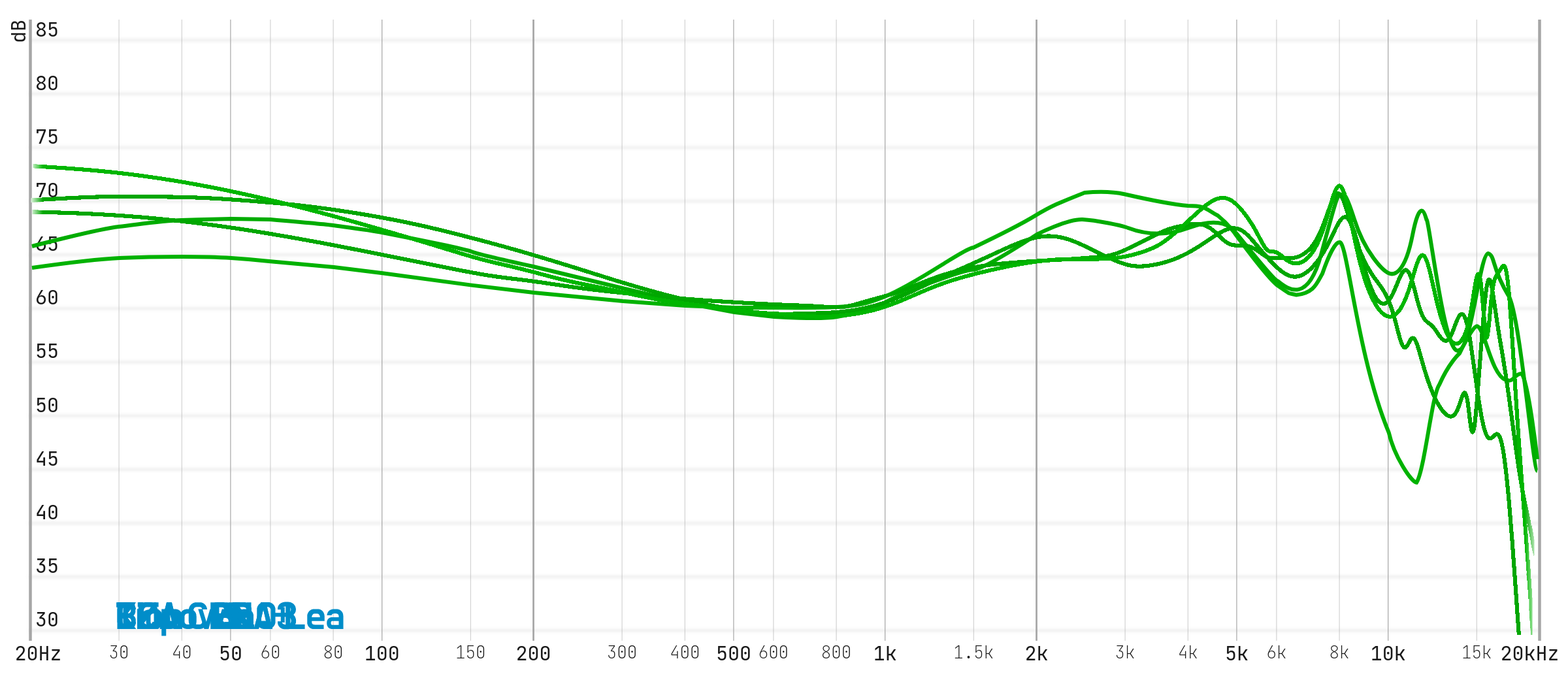
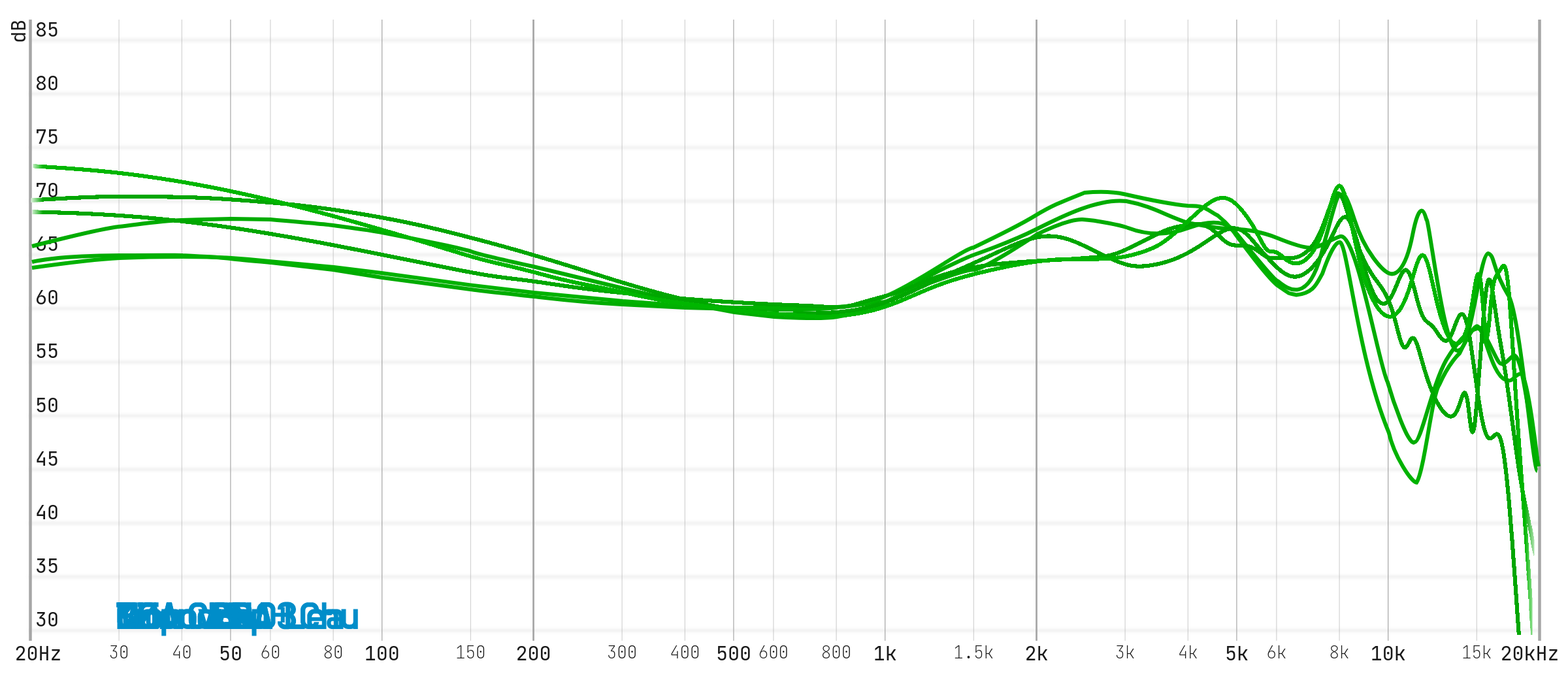
Layer changes from the first 1568px x 678px image to the second:
added group "Moondrop Chu" with 2 layers above "BG" over box(117, 602, 359, 637)
added layer "Text" (6th of 6, in "Moondrop Chu") in group "Moondrop Chu" over box(117, 602, 359, 637)
